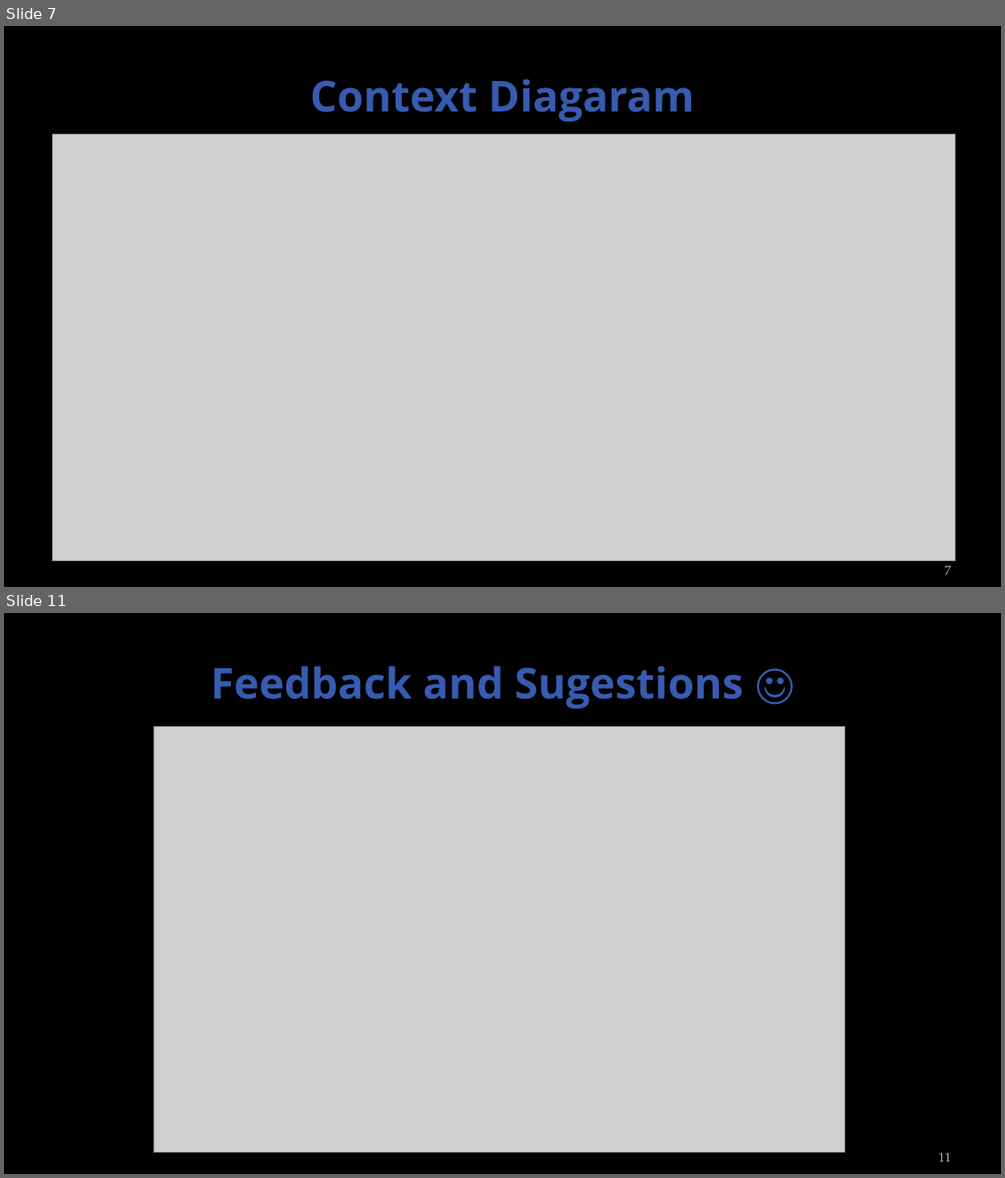
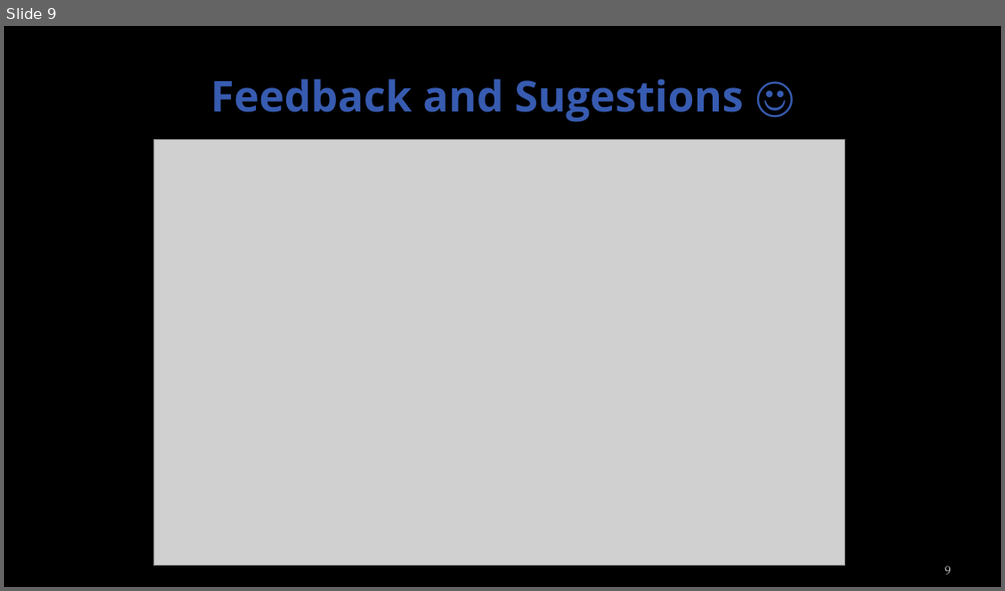
Before and after one commit to sumitbajracharya/blooddonation, a slide deck: Reference/ONBSPresentation.pptx. Shown one above the other, each under a label of ours: slides 7 and 11 before the commit, slide 9 after it; the slides between them are not shown. The pictures are 1005x1178 and 1005x591 pixels, drawn with LibreOffice and Linux fonts; fonts in the diff are those of the drawing; grey boxes stand for pictures; background and template pictures are left out. Boxes give left, top, right and bottom in pixels: in the first picture for what was removed or moved away, otherwise in the second. Text is boxed around its words. In the diff, an @@ line names an element or a change of style, - is before the commit and + after.

```diff
--- a/Reference/ONBSPresentation.pptx
+++ b/Reference/ONBSPresentation.pptx
@@ slide 7 removed at (x1=4, y1=26, x2=1001, y2=587), background picture (left out) @@
@@ title removed at (x1=310, y1=79, x2=694, y2=122) @@
-Context Diagaram
@@ picture removed at (x1=52, y1=134, x2=955, y2=560) @@
@@ page number removed at (x1=945, y1=565, x2=951, y2=574) @@
-7
@@ what was slide 11 is now slide 9 @@
@@ page number at (x1=945, y1=565, x2=951, y2=574): text changed @@
-11
+9
```
Also in this commit, not shown: 6 slides changed, 2 slides added, 3 other slides removed, 1 other file.
